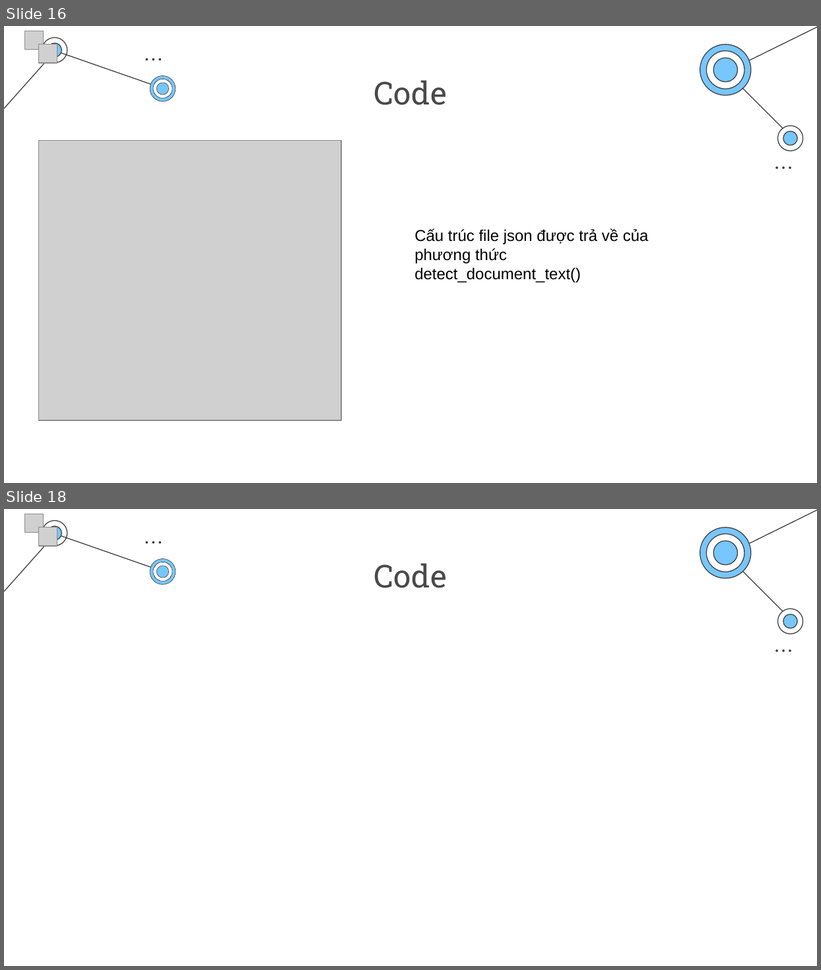
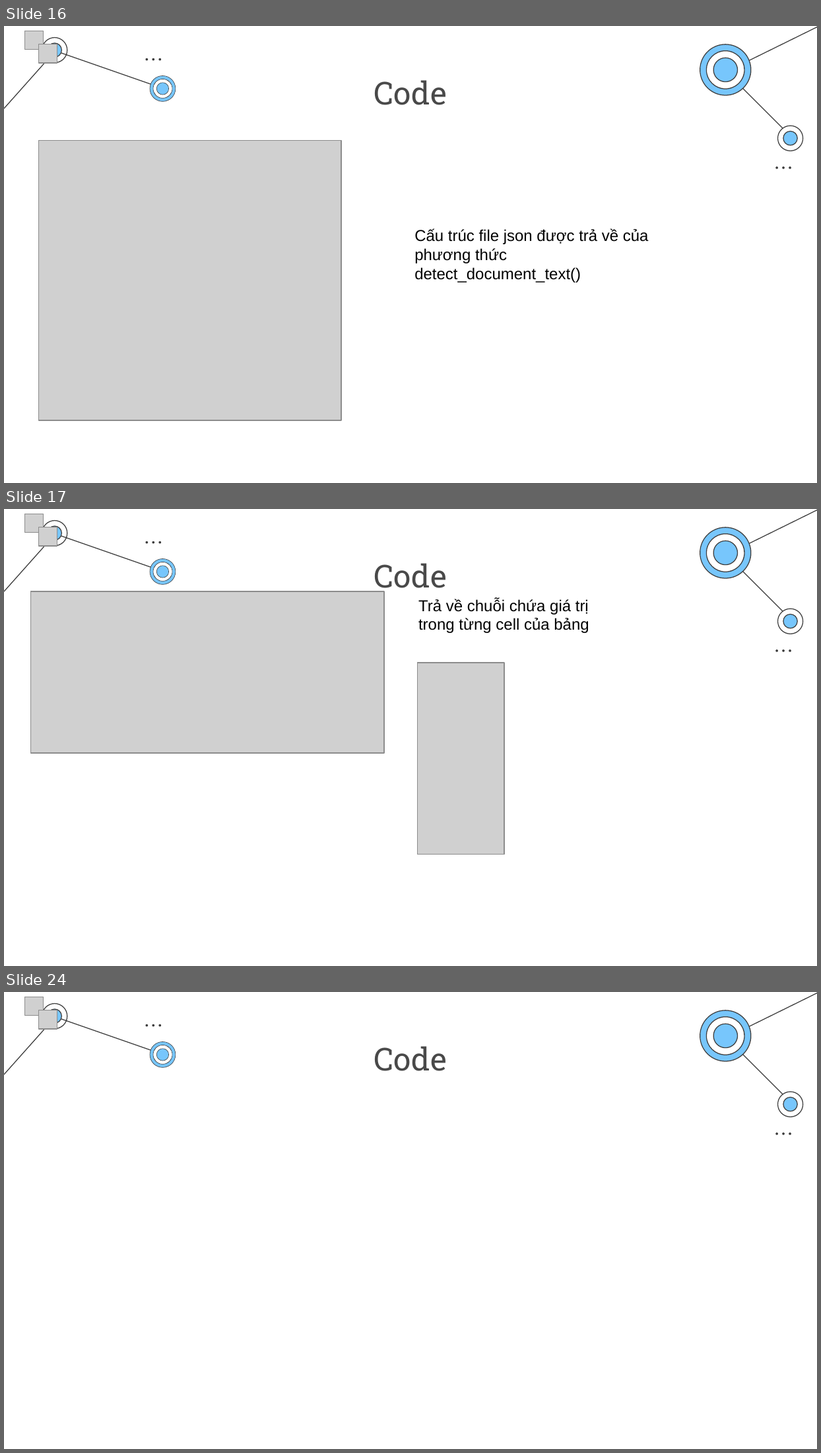
Before and after one commit to HiImLeVanAnhDuc/Amazon-Textract-Project-IC-, a slide deck: Báo cáo.pptx. Shown one above the other, each under a label of ours: slides 16 and 18 before the commit, slides 16, 17 and 24 after it; the slides between them are not shown. The pictures are 821x970 and 821x1453 pixels, drawn with LibreOffice and Linux fonts; fonts in the diff are those of the drawing; grey boxes stand for pictures; background and template pictures are left out. Boxes give left, top, right and bottom in pixels: in the first picture for what was removed or moved away, otherwise in the second. Text is boxed around its words. In the diff, an @@ line names an element or a change of style, - is before the commit and + after.

```diff
--- a/Báo cáo.pptx
+++ b/Báo cáo.pptx
@@ slide 17 added at [4, 509, 817, 966], background #FFFFFF; not listed: 29 template elements that a slide beside it also shows @@
@@ picture added at [25, 514, 44, 533] @@
@@ picture added at [38, 527, 57, 547] @@
@@ title added at [374, 563, 447, 595], 28 pt, text #494949 @@
+Code
@@ picture added at [31, 592, 385, 754] @@
@@ text added at [418, 598, 589, 633], 14 pt, text #000000 @@
+Trả về chuỗi chứa giá trị trong từng cell của bảng
@@ picture added at [418, 663, 505, 855] @@
@@ what was slide 18 is now slide 24 @@
```
Also in this commit, not shown: 9 slides changed, 5 other slides added, 1 other file.
